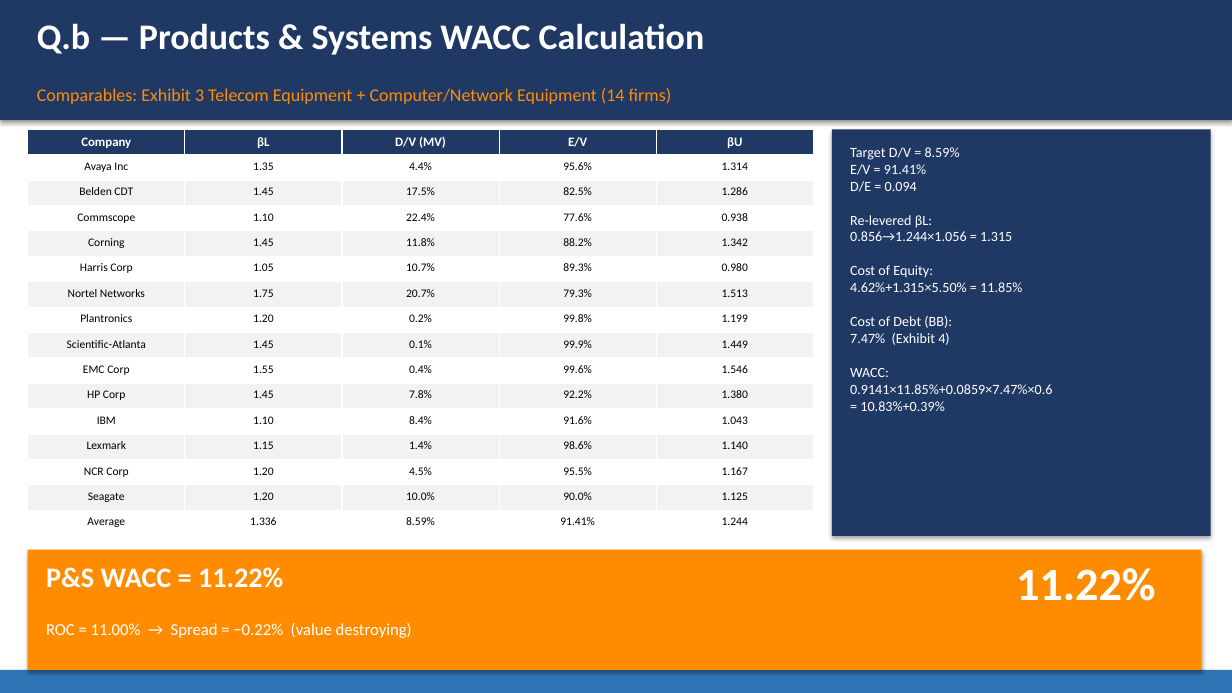
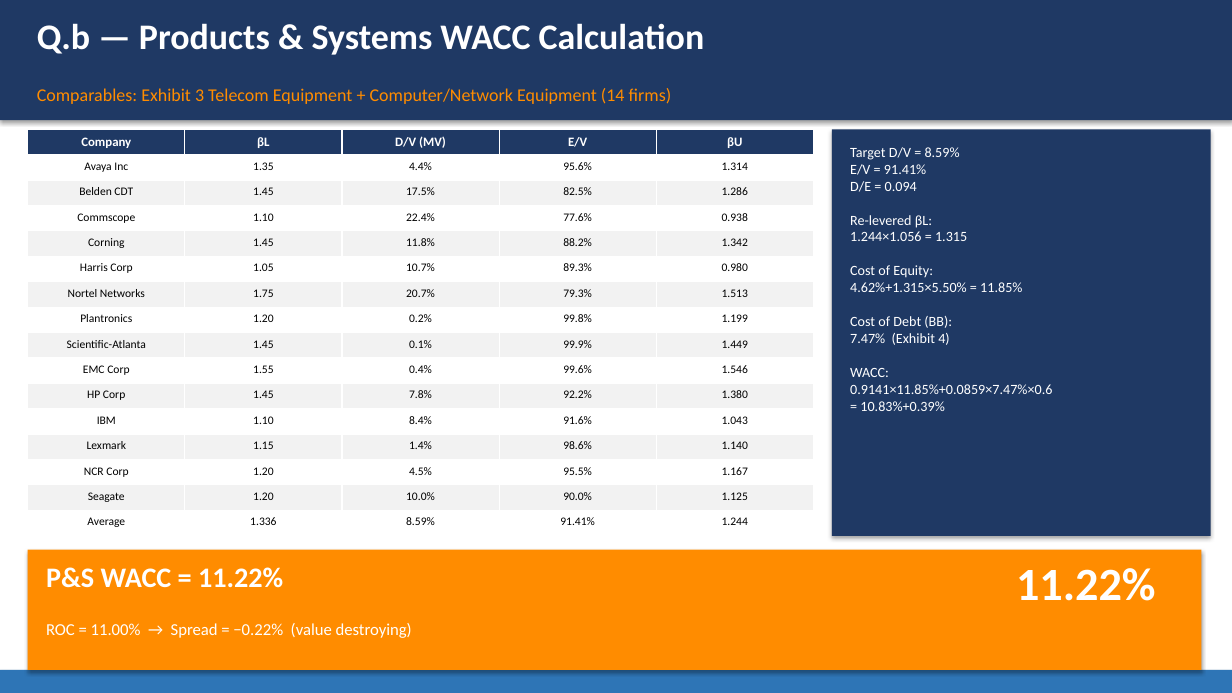
Before and after one commit to zou-haiyun-316/mfe5231casestudy, a slide deck: slide 6 of TeleTech_Case4_Presentation.pptx. Drawn at 1232x693 pixels with LibreOffice and Linux fonts; fonts in the diff are those of the drawing. Boxes give left, top, right and bottom in pixels: in the first picture for what was removed or moved away, otherwise in the second. Text is boxed around its words. In the diff, an @@ line names an element or a change of style, - is before the commit and + after.

```diff
--- a/TeleTech_Case4_Presentation.pptx
+++ b/TeleTech_Case4_Presentation.pptx
@@ text at (850, 147, 1052, 411): text changed @@
-Target D/V = 8.59%
-E/V = 91.41%
-D/E = 0.094
-Re-levered βL:
-0.856→1.244×1.056 = 1.315
-Cost of Equity:
-4.62%+1.315×5.50% = 11.85%
-Cost of Debt (BB):
-7.47% (Exhibit 4)
-WACC:
-0.9141×11.85%+0.0859×7.47%×0.6
-= 10.83%+0.39%
+Target D/V = 8.59%
+E/V = 91.41%
+D/E = 0.094
+Re-levered βL:
+1.244×1.056 = 1.315
+Cost of Equity:
+4.62%+1.315×5.50% = 11.85%
+Cost of Debt (BB):
+7.47% (Exhibit 4)
+WACC:
+0.9141×11.85%+0.0859×7.47%×0.6
+= 10.83%+0.39%
```
Also in this commit, not shown: 2 other slides changed, 1 other file.
